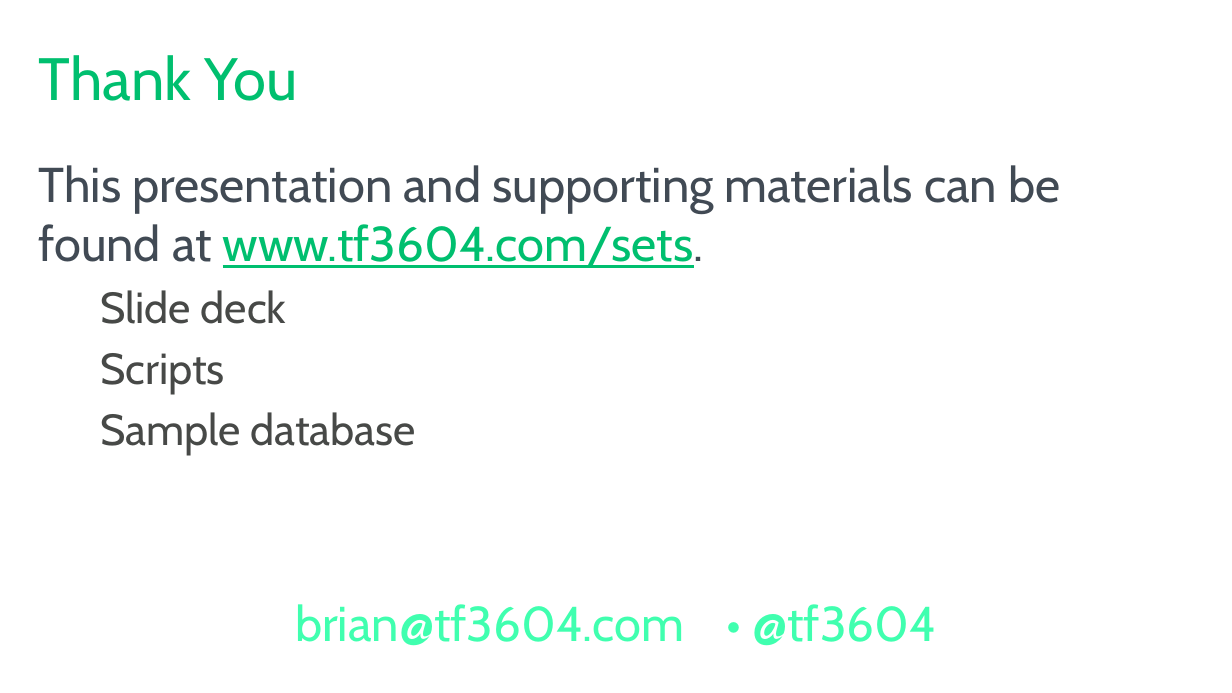
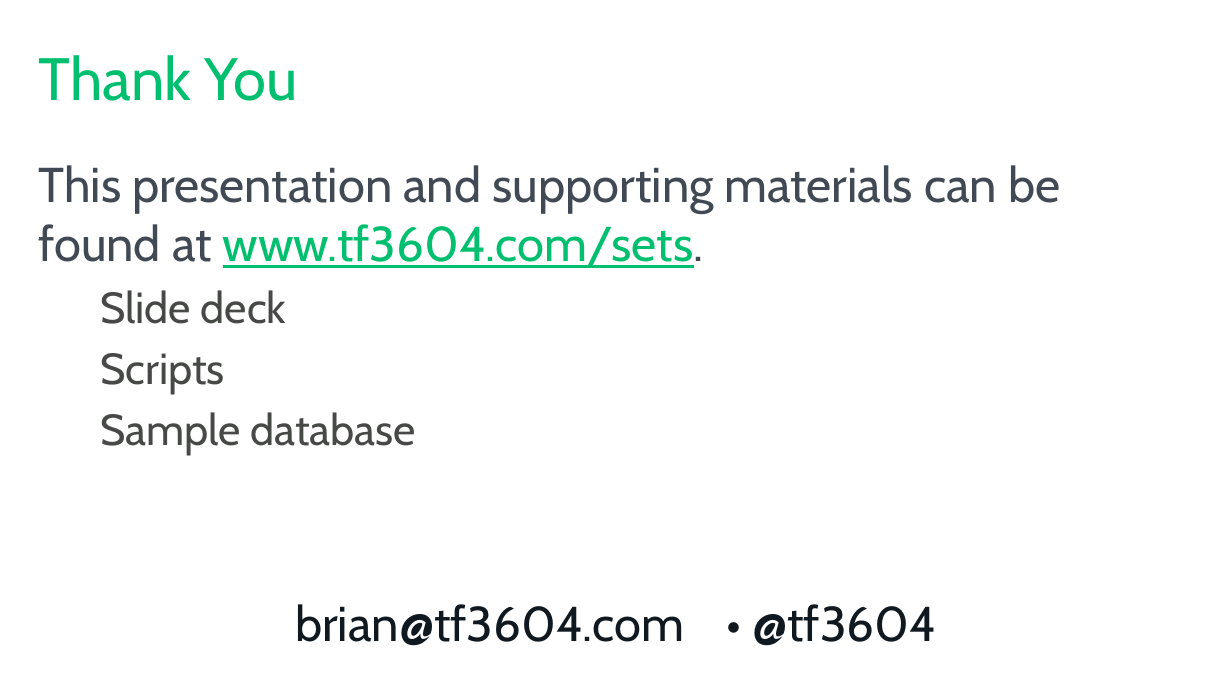
Before and after one commit to tf3604/SetMeUp, a slide deck: slide 28 of HowToThinkInSets.pptx. Drawn at 1232x693 pixels with LibreOffice and Linux fonts; fonts in the diff are those of the drawing; background and template pictures are left out. Boxes give left, top, right and bottom in pixels: in the first picture for what was removed or moved away, otherwise in the second. Text is boxed around its words. In the diff, an @@ line names an element or a change of style, - is before the commit and + after.

Commit message:
Change font color on final slide.

```diff
--- a/HowToThinkInSets.pptx
+++ b/HowToThinkInSets.pptx
@@ text at (x1=295, y1=604, x2=937, y2=646): text colour #40FFAF to #101820 in "brian@tf3604.com • @tf3604" @@
```
